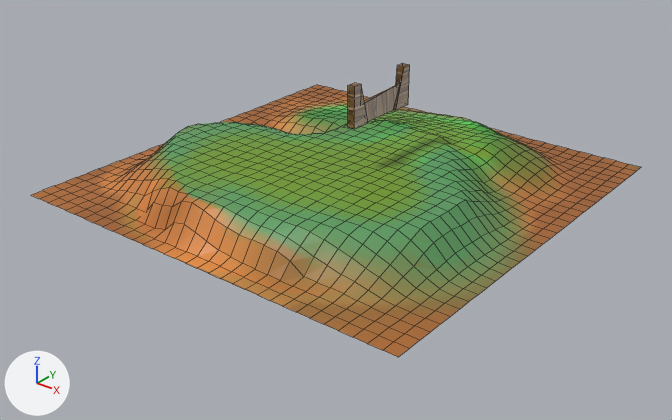
Before and after pictures for a commit that changed the Blender file Assets/_Project/Modele/LevelDesign/LevelBlend.blend.
The view is the same before and after, from a camera (50 mm lens) standing at (24.2, -30.9, 17.5) and looking at (-0.2, -0.5, -1.4). Every picture has the same lights, and +X, +Y and +Z are marked at lower left. Mesh edges are drawn as thin lines. The same objects are shown in both versions, whatever each file hides.

The older version as bpy lines, for what is in view:
```python
me_cube_006 = bpy.data.meshes.new('Cube.006')
me_cube_006.from_pydata(...)  # 24 vertices, 22 faces; spans x -0.13..0.22, y -1.97..1.97, z 0.0..1.84
me_cube_006.materials.append(mat_groundmaterial)  # picture img_woodengroundtexture_jpg
me_plane = bpy.data.meshes.new('Plane')
me_plane.from_pydata(...)  # 1089 vertices, 1024 faces; spans x -10.0..10.0, y -10.0..10.0, z -0.4..1.7
me_plane.materials.append(mat_grassmaterial)  # picture img_groundtexturepainted
ob_cube_003 = bpy.data.objects.new('Cube.003', me_cube_006)
ob_cube_003.location = (1.74, 0.0, 3.58)
ob_plane = bpy.data.objects.new('Plane', me_plane)
ob_plane.location = (0.0, 0.0, 0.0)
```
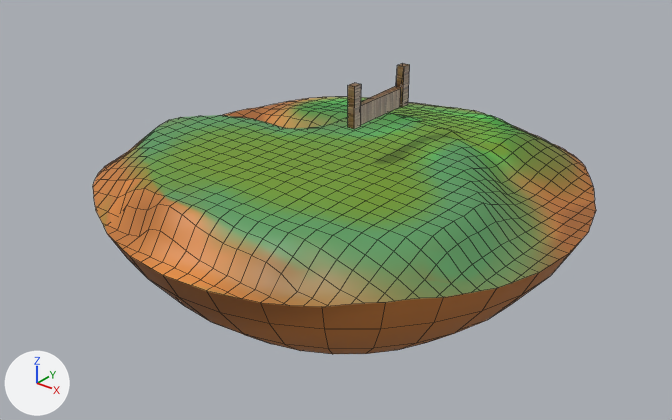
Where the change shows, as pixel boxes (x1, y1, x2, y2) in the pictures (672 x 420 px; the box of a moved part takes in the faces that stretch with it):
```json
{"object": "Plane", "change": "reshaped, rescaled", "before": [32, 85, 641, 357], "after": [93, 97, 596, 354], "on screen": "17% narrower"}
{"part": 1, "of": "me_plane", "change": "moved or reshaped", "before": [32, 85, 641, 357], "after": [93, 97, 596, 354]}
{"part": 2, "of": "me_plane", "change": "surface changed", "before": [133, 109, 577, 289], "after": [116, 103, 593, 299]}
{"part": 3, "of": "me_plane", "change": "shading changed", "before": [127, 105, 564, 287], "after": [98, 98, 593, 305]}
```

The change, as JSON lines over the scene's bpy script:
```json
{"block": "me_plane", "where": "# used by ob_plane; location = (0.0, 0.0, 0.0)"}
{"op": "remove", "block": "me_plane", "code": "me_plane.from_pydata(...)  # 1089 vertices, 1024 faces; spans x -10.0..10.0, y -10.0..10.0, z -0.4..1.7"}
{"op": "add", "block": "me_plane", "code": "me_plane.from_pydata(...)  # 1107 vertices, 1047 faces; spans x -9.9..9.9, y -9.9..10.0, z -6.1..1.7"}
{"block": "me_plane", "change": "me_plane part 1: 40 vertices moved from x -10.0..10.0, y -10.0..10.0, z 0.0..0.1 to x -9.9..9.9, y -9.9..9.9, z 0.0..0.3; 255 vertices removed from x -10.0..10.0, y -10.0..10.0, z 0.0..0.3; 273 vertices added at x -9.9..9.9, y -9.9..9.8, z -6.1..0.4"}
{"block": "me_plane", "change": "me_plane part 2: 7 kept faces spanning x -9.6..9.6, y -9.6..9.6, z 0.0..0.1 get new texture (UV) coordinates"}
{"block": "me_plane", "change": "me_plane part 3: 753 kept faces spanning x -9.9..9.9, y -9.9..10.0, z -0.4..1.7 are now shaded smooth"}
{"op": "set", "path": "ob_plane.scale", "old": "(1.0, 1.0, 1.0)", "new": "(1.12, 1.12, 1.12)"}
```
